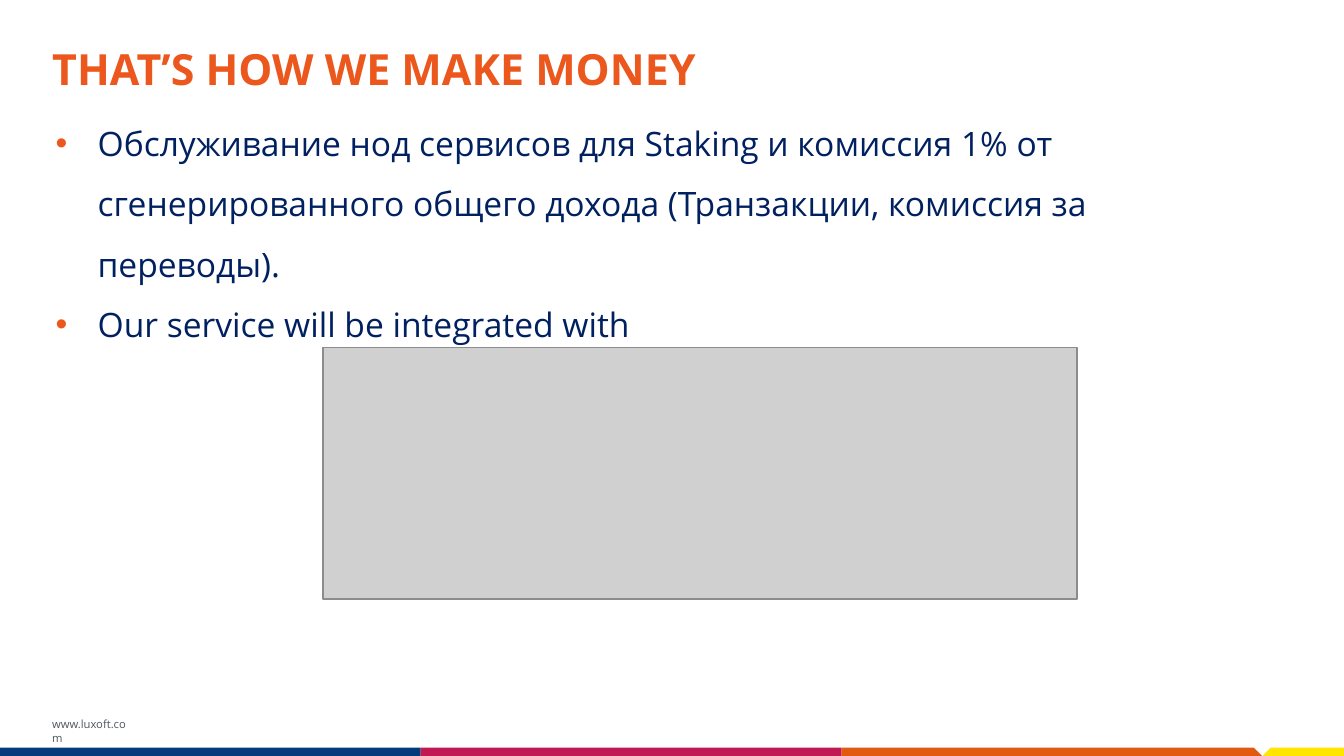
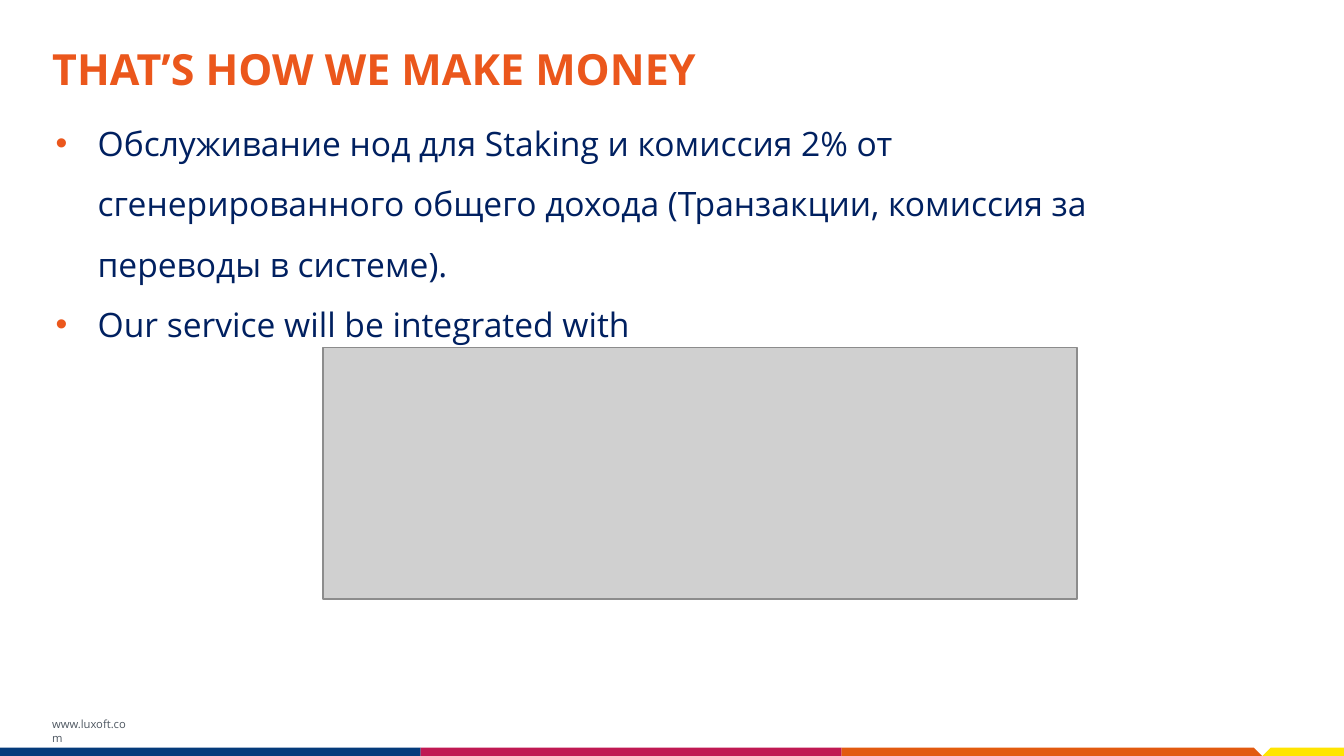
Before and after one commit to luxoft-hackaton/luxoft-hackaton-team3, a slide deck: slide 8 of BlockchainHackathon_Template.pptx. Drawn at 1344x756 pixels with LibreOffice and Linux fonts; fonts in the diff are those of the drawing; grey boxes stand for pictures; background and template pictures are left out. Boxes give left, top, right and bottom in pixels: in the first picture for what was removed or moved away, otherwise in the second. Text is boxed around its words. In the diff, an @@ line names an element or a change of style, - is before the commit and + after.

```diff
--- a/BlockchainHackathon_Template.pptx
+++ b/BlockchainHackathon_Template.pptx
@@ text at (98,130,1087,285): text changed @@
-• Обслуживание нод сервисов для Staking и комиссия 1% от сгенерированного общего дохода (Транзакции, комиссия за переводы).
+• Обслуживание нод для Staking и комиссия 2% от сгенерированного общего дохода (Транзакции, комиссия за переводы в системе).
```
Also in this commit, not shown: 3 other slides changed, 2 slides added, 2 slides removed, 1 other file.
